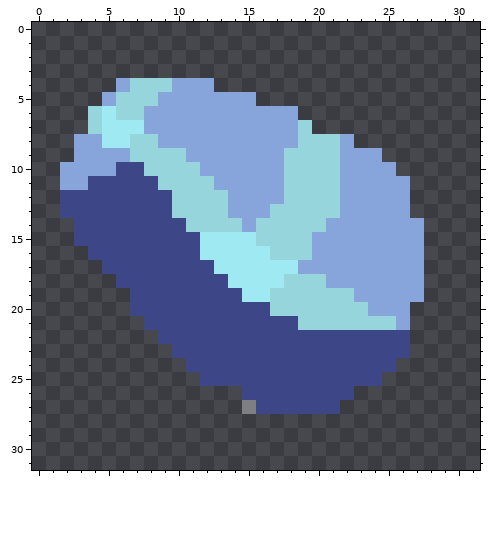
Pixel-art sprite: sprites/items/cobalt.png. That is the earlier state.
The file is 32x32 pixels.
And afterwards:
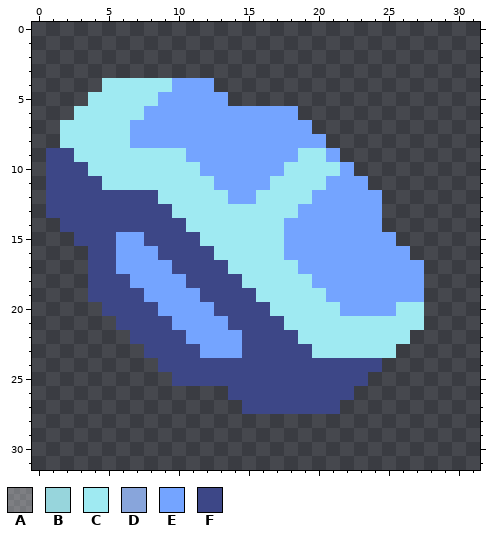
Palette (. is transparent): A #ffffff4d  B #97d5dc  C #9feaf2  D #88a5db  E #74a4ff  F #3d4787
The edit:
Changed rows in their new state; - is an unchanged pixel.
first column x 1:
 4 ----CCCCCEEE---------------
 5 ---CCCCCEEEEE..------------
 6 --CC-CCEEEEEEEEEEE---------
 7 -CCC--EEEEEEEEEEEEE--------
 8 -CCC--EEEEEEEEEEEEEE..-----
 9 FFCCCCCCCCEEEEEEEECCE...---
10 FFFCCCCCCCCEEEEEECCCCE...--
11 FFF-CCCCCCCCEEEECCCCEEE...-
12 F-------CCCCCEECCCCEEEEE..-
13 F--------CCCCCCCCCEEEEEE..-
14 -F--------CCCCCCCEEEEEEE...
15 -----EE--------CCEEEEEEEE..
16 -----EEE---F----CEEEEEEEEE.
17 ---F-EEEE---F-----EEEEEEEEE
18 ---FF-EEEE---F---CCEEEEEEEE
19 ---FFF-EEEE---F-CCCCEEEEEEE
20 ----FF--EEEE----CCCCCEEEECC
21 -----FF--EEEE----CCCCCCCCCC
22 ------FF--EEEE----CCCCCCCC-
23 -------FF--EEE-----CCCCCC.-
24 --------FF--------------.--
25 ---------FF------------.---
26 -------------F-------------
27 --------------F------------
Where, in picture pixels (left, top, right, bottom), the same in both pictures:
changed: (46, 78, 424, 414)
